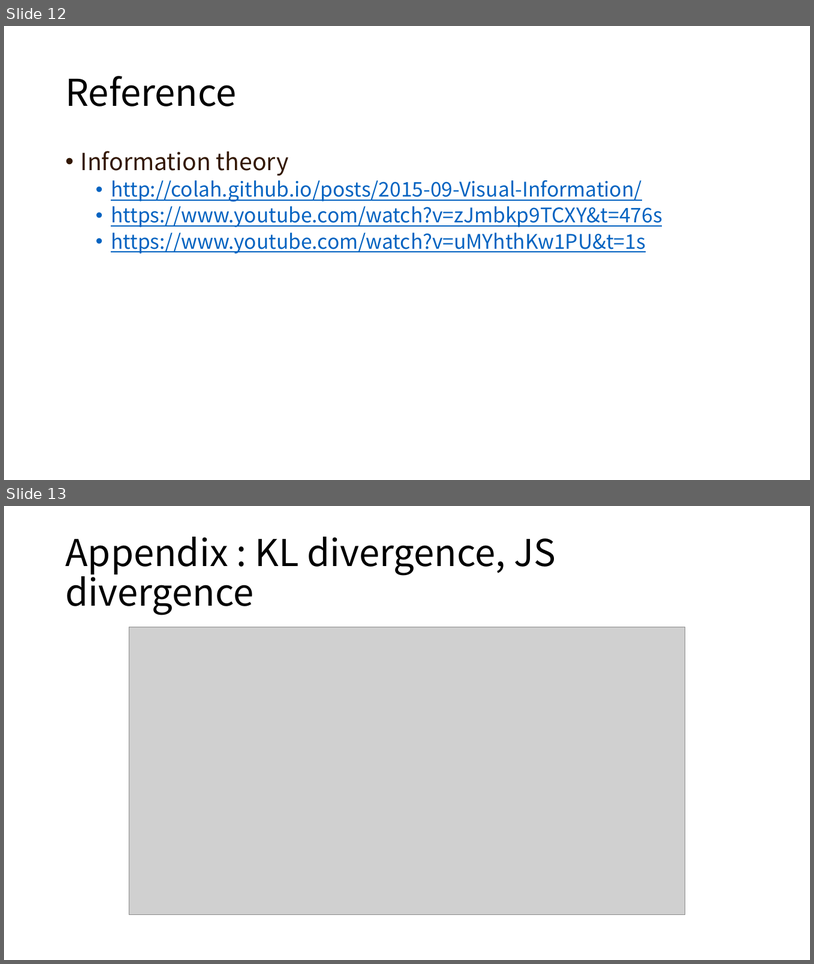
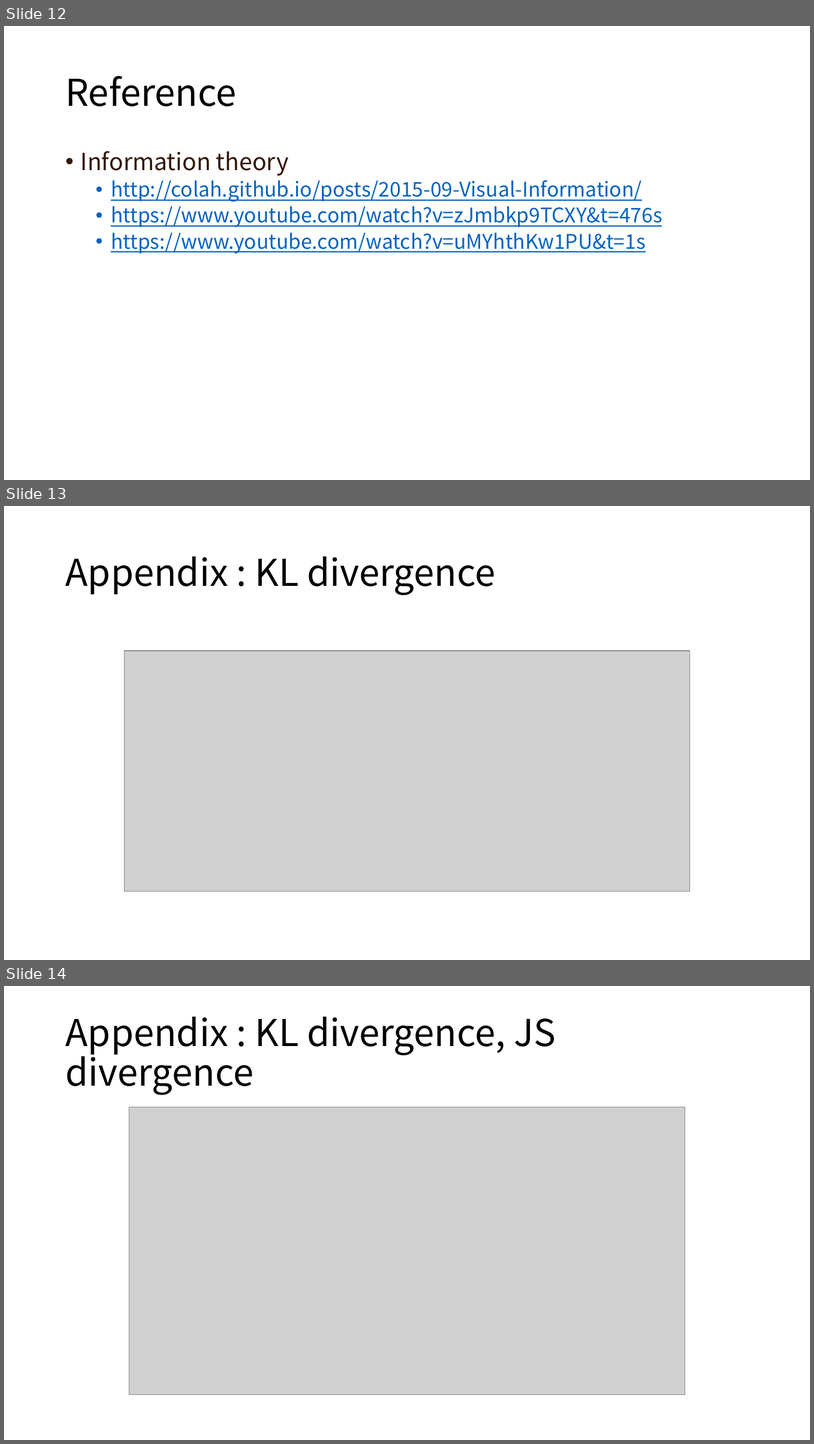
Before and after one commit to zeran4/TechtreeAI, a slide deck: document/information therory.pptx. Shown one above the other, each under a label of ours: slides 12 and 13 before the commit, slides 12, 13 and 14 after it. The pictures are 814x964 and 814x1444 pixels, drawn with LibreOffice and Linux fonts; fonts in the diff are those of the drawing; grey boxes stand for pictures. Boxes give left, top, right and bottom in pixels: in the first picture for what was removed or moved away, otherwise in the second. Text is boxed around its words. In the diff, an @@ line names an element or a change of style, - is before the commit and + after.

Commit message:
add kl divergence defintion

```diff
--- a/document/information therory.pptx
+++ b/document/information therory.pptx
@@ slide 13 added at bbox=[4, 506, 810, 960], background #FFFFFF @@
@@ title added at bbox=[65, 556, 496, 595], 44 pt, text #000000 @@
+Appendix : KL divergence
@@ picture added at bbox=[125, 651, 690, 891] @@
@@ what was slide 13 is now slide 14 @@
```
